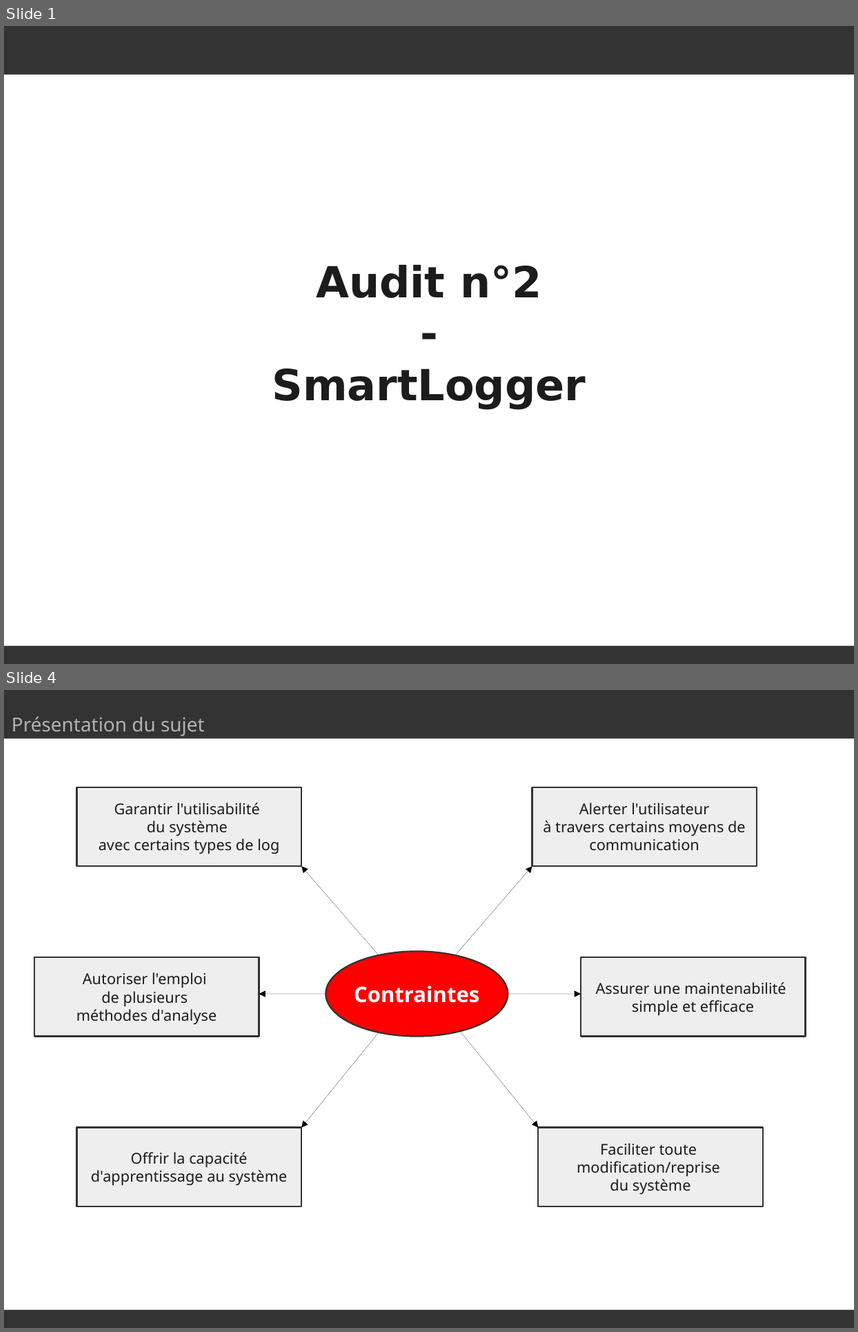
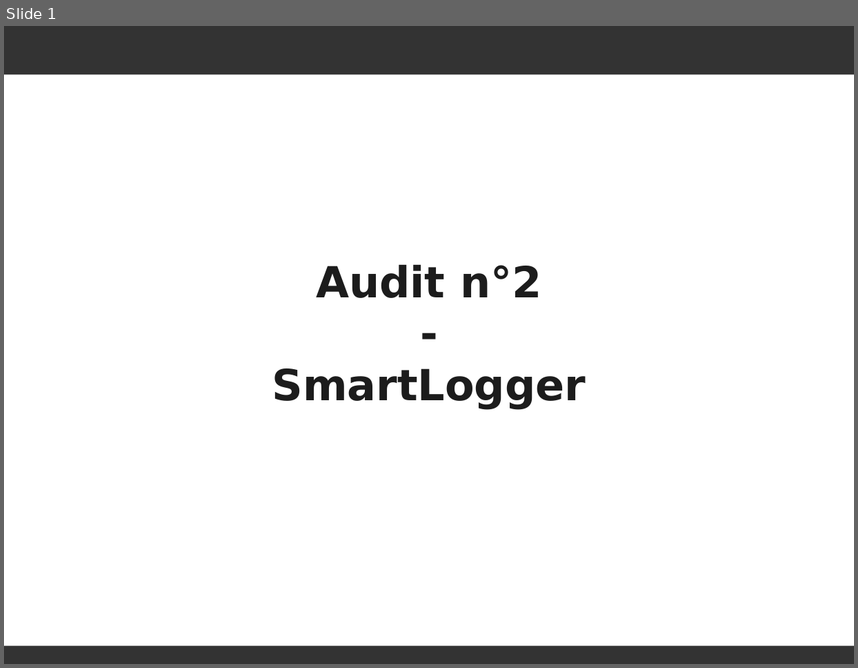
Before and after one commit to SmartLoggerManagement/SmartLogger, a slide deck: Soutenances/audit.odp. Shown one above the other, each under a label of ours: slides 1 and 4 before the commit, slide 1 after it; the slides between them are not shown. The pictures are 858x1332 and 858x668 pixels, drawn with LibreOffice and Linux fonts; fonts in the diff are those of the drawing. Boxes give left, top, right and bottom in pixels: in the first picture for what was removed or moved away, otherwise in the second. Text is boxed around its words. In the diff, an @@ line names an element or a change of style, - is before the commit and + after.

```diff
--- a/Soutenances/audit.odp
+++ b/Soutenances/audit.odp
@@ slide 4 removed at (4,690,854,1328), background #FFFFFF @@
@@ rectangle removed at (4,690,854,738) @@
@@ text removed at (12,716,205,736) @@
-Présentation du sujet
@@ rectangle removed at (76,787,301,866) @@
-Garantir l'utilisabilité
-du système
-avec certains types de log
@@ rectangle removed at (533,787,757,866) @@
-Alerter l'utilisateur
-à travers certains moyens de
-communication
@@ arrow removed from (381, 957) to (302, 866) @@
@@ arrow removed from (454, 957) to (533, 866) @@
@@ rectangle removed at (34,957,259,1036) @@
-Autoriser l'emploi
-de plusieurs
-méthodes d'analyse
@@ ellipse removed at (326,952,508,1036) @@
-Contraintes
@@ rectangle removed at (581,957,806,1036) @@
-Assurer une maintenabilité
-simple et efficace
@@ arrow removed from (344, 994) to (259, 994) @@
@@ arrow removed from (502, 994) to (581, 994) @@
@@ arrow removed from (381, 1030) to (302, 1127) @@
@@ arrow removed from (460, 1030) to (539, 1127) @@
@@ rectangle removed at (76,1127,301,1206) @@
-Offrir la capacité
-d'apprentissage au système
@@ rectangle removed at (539,1127,763,1206) @@
-Faciliter toute
-modification/reprise
-du système
@@ rectangle removed at (4,1310,854,1328) @@
```
Also in this commit, not shown: 1 slide changed, 5 slides added, 1 other slide removed, 13 other files.
